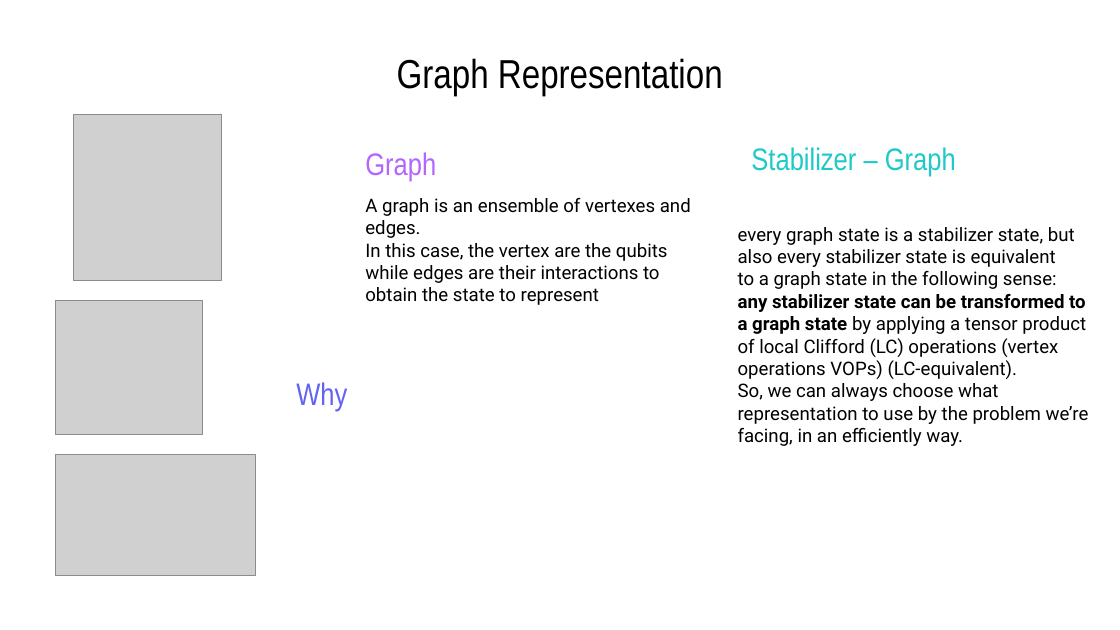
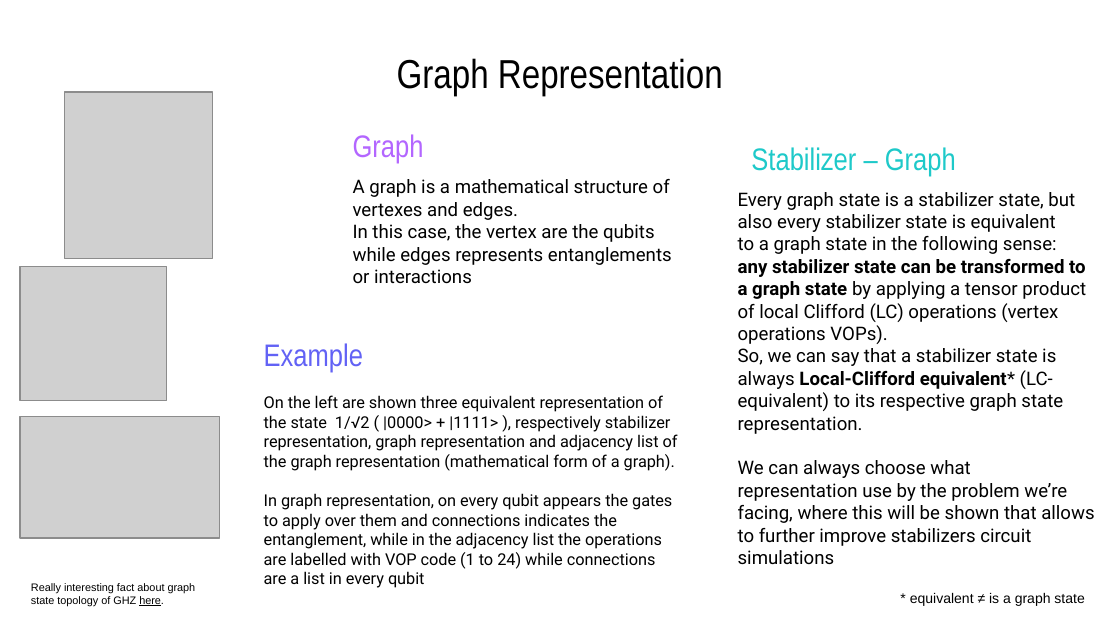
Before and after one commit to Moriarty2002/quantum-information, a slide deck: slide 12 of docs/elaborato.pptx (slide 13 before the commit). Drawn at 1120x630 pixels with LibreOffice and Linux fonts; fonts in the diff are those of the drawing; grey boxes stand for pictures. Boxes give left, top, right and bottom in pixels: in the first picture for what was removed or moved away, otherwise in the second. Text is boxed around its words. In the diff, an @@ line names an element or a change of style, - is before the commit and + after.

Commit message:
Finish presentation draft

```diff
--- a/docs/elaborato.pptx
+++ b/docs/elaborato.pptx
@@ picture: place and size @@
-picture at bbox=[74, 114, 222, 280]
+picture at bbox=[64, 92, 212, 258]
@@ text "Graph": place and size @@
-text "Graph" at bbox=[365, 152, 436, 181]
+text "Graph" at bbox=[353, 134, 424, 162]
@@ text at bbox=[353, 179, 672, 284]: text changed @@
-A graph is an ensemble of vertexes and edges.
-In this case, the vertex are the qubits while edges are their interactions to obtain the state to represent
+A graph is a mathematical structure of vertexes and edges.
+In this case, the vertex are the qubits while edges represents entanglements or interactions
@@ text at bbox=[738, 192, 1094, 564]: text changed @@
-every graph state is a stabilizer state, but also every stabilizer state is equivalent
-to a graph state in the following sense:
-any stabilizer state can be transformed to a graph state by applying a tensor product of local Clifford (LC) operations (vertex operations VOPs) (LC-equivalent).
-So, we can always choose what representation to use by the problem we’re facing, in an efficiently way.
+Every graph state is a stabilizer state, but also every stabilizer state is equivalent
+to a graph state in the following sense:
+any stabilizer state can be transformed to a graph state by applying a tensor product of local Clifford (LC) operations (vertex operations VOPs).
+So, we can say that a stabilizer state is always Local-Clifford equivalent* (LC-equivalent) to its respective graph state representation.
+We can always choose what representation use by the problem we’re facing, where this will be shown that allows to further improve stabilizers circuit simulations
@@ picture: place and size @@
-picture at bbox=[56, 300, 203, 435]
+picture at bbox=[20, 267, 167, 401]
@@ text at bbox=[264, 343, 363, 372]: text changed @@
-Why
+Example
@@ picture: place and size @@
-picture at bbox=[56, 455, 256, 576]
+picture at bbox=[20, 417, 221, 538]
@@ text added at bbox=[264, 395, 678, 588], 10.5 pt, text #000000 @@
+On the left are shown three equivalent representation of the state 1/√2 ( |0000> + |1111> ), respectively stabilizer representation, graph representation and adjacency list of the graph representation (mathematical form of a graph).
+In graph representation, on every qubit appears the gates to apply over them and connections indicates the entanglement, while in the adjacency list the operations are labelled with VOP code (1 to 24) while connections are a list in every qubit
@@ text added at bbox=[31, 583, 196, 606], 7 pt, text #000000 @@
+Really interesting fact about graph state topology of GHZ here.
@@ text added at bbox=[910, 593, 1084, 606], 9 pt, text #000000 @@
+* equivalent ≠ is a graph state
```
Also in this commit, not shown: 9 other slides changed, 5 slides added, 13 slides removed, 3 other files.
